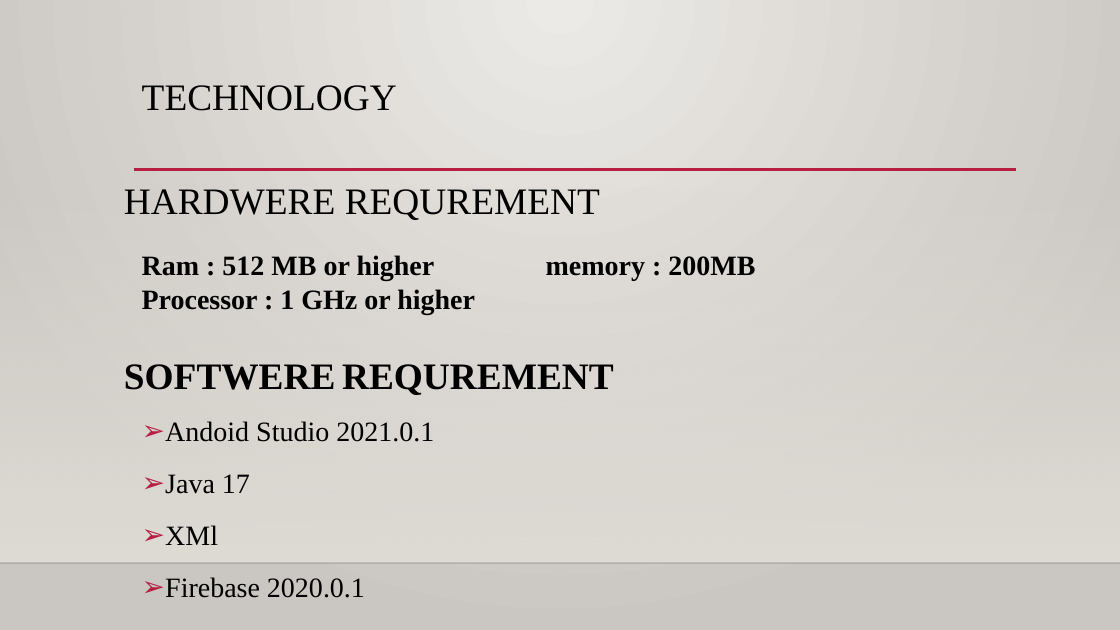
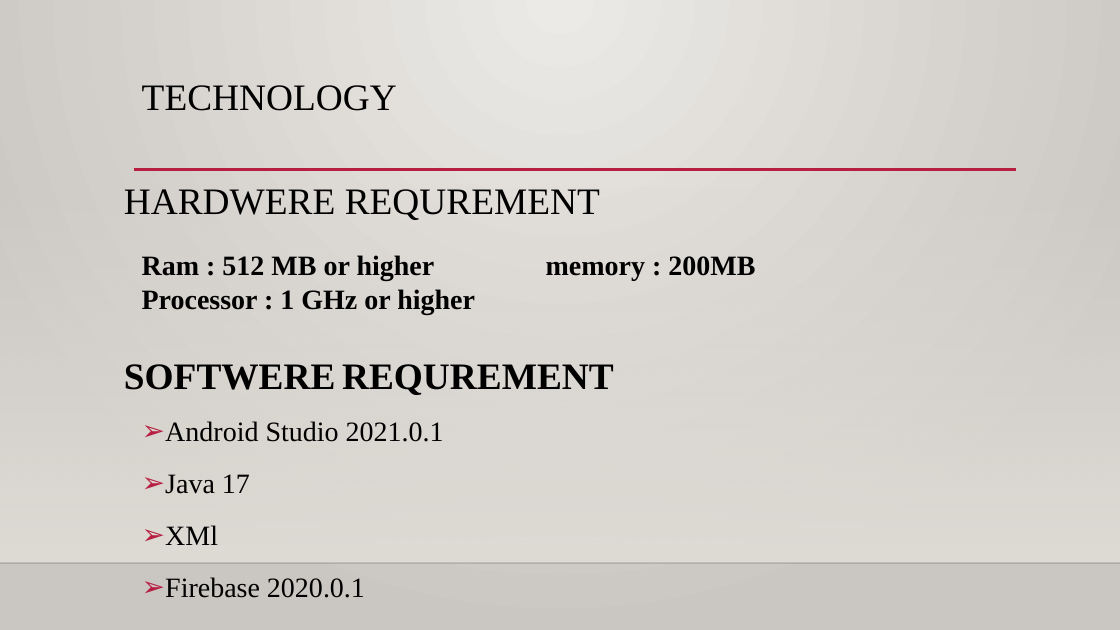
Before and after one commit to dhanrajyadav2000dj/new-, a slide deck: slide 8 of kishan.pptx. Drawn at 1120x630 pixels with LibreOffice and Linux fonts; fonts in the diff are those of the drawing; background and template pictures are left out. Boxes give left, top, right and bottom in pixels: in the first picture for what was removed or moved away, otherwise in the second. Text is boxed around its words. In the diff, an @@ line names an element or a change of style, - is before the commit and + after.

```diff
--- a/kishan.pptx
+++ b/kishan.pptx
@@ text at <box>165,421,444,442</box>: text changed @@
-➢ Andoid Studio 2021.0.1
+➢ Android Studio 2021.0.1
```
Also in this commit, not shown: 8 other slides changed, 6 other files.
